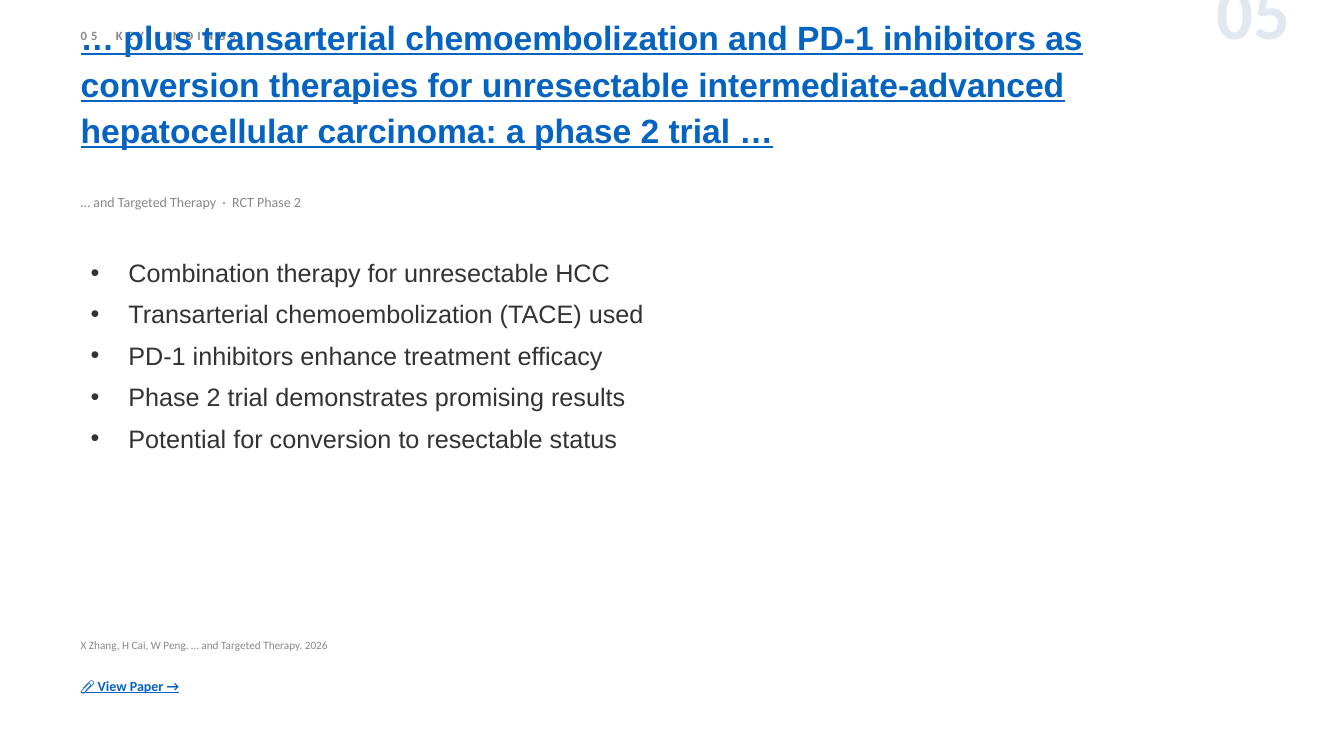
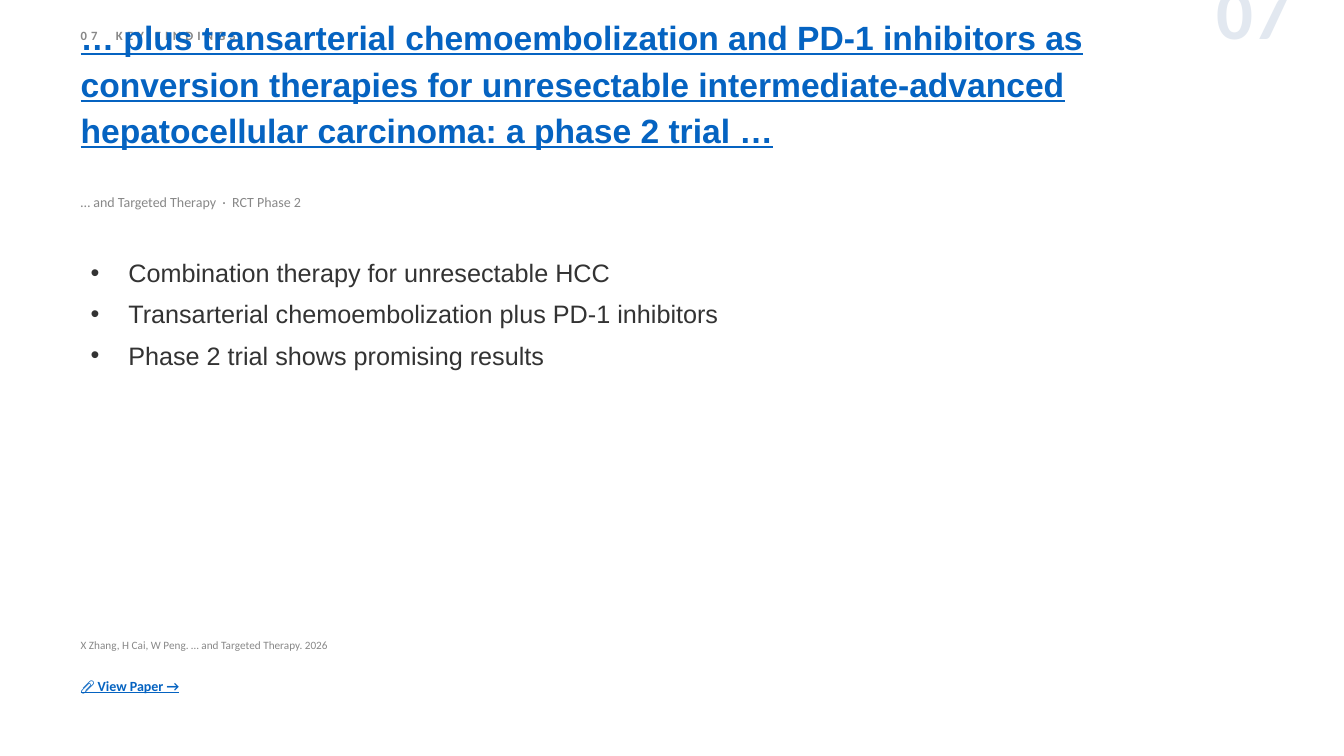
Before and after one commit to jejenhu-maker/hcc-weekly-digest, a slide deck: slide 9 of docs/digest-en.pptx (slide 7 before the commit). Drawn at 1344x756 pixels with LibreOffice and Linux fonts; fonts in the diff are those of the drawing. Boxes give left, top, right and bottom in pixels: in the first picture for what was removed or moved away, otherwise in the second. Text is boxed around its words. In the diff, an @@ line names an element or a change of style, - is before the commit and + after.

```diff
--- a/docs/digest-en.pptx
+++ b/docs/digest-en.pptx
@@ text at bbox=[81, 29, 236, 43]: text changed @@
-05 KEY FINDINGS
+07 KEY FINDINGS
@@ text at bbox=[1008, 10, 1291, 10]: text changed @@
-05
+07
@@ text at bbox=[128, 304, 718, 370]: text changed @@
-• Transarterial chemoembolization (TACE) used
-• PD-1 inhibitors enhance treatment efficacy
-• Phase 2 trial demonstrates promising results
-• Potential for conversion to resectable status
+• Transarterial chemoembolization plus PD-1 inhibitors
+• Phase 2 trial shows promising results
```
Also in this commit, not shown: 11 other slides changed, 2 slides added, 2 slides removed, 2 other files.
